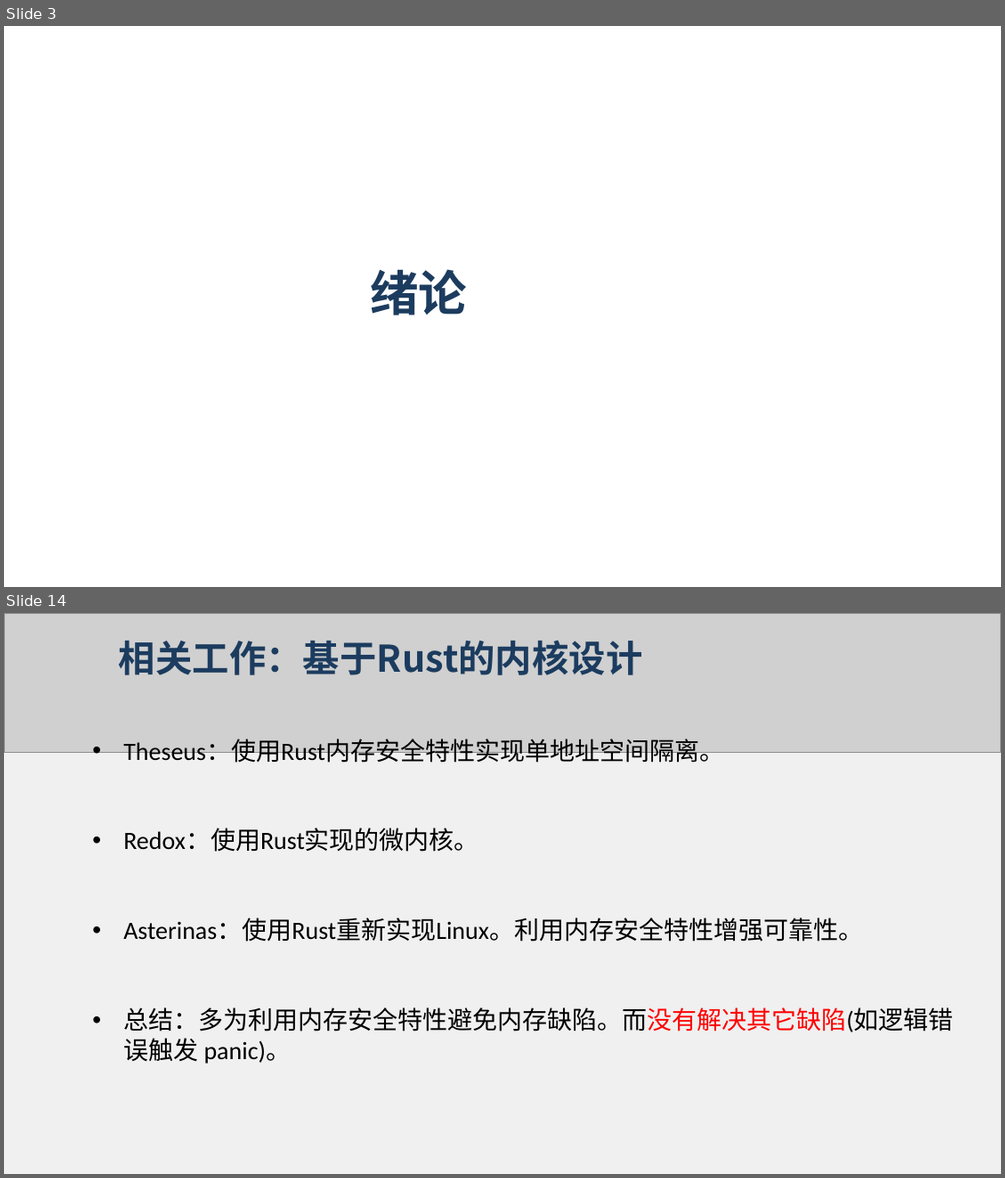
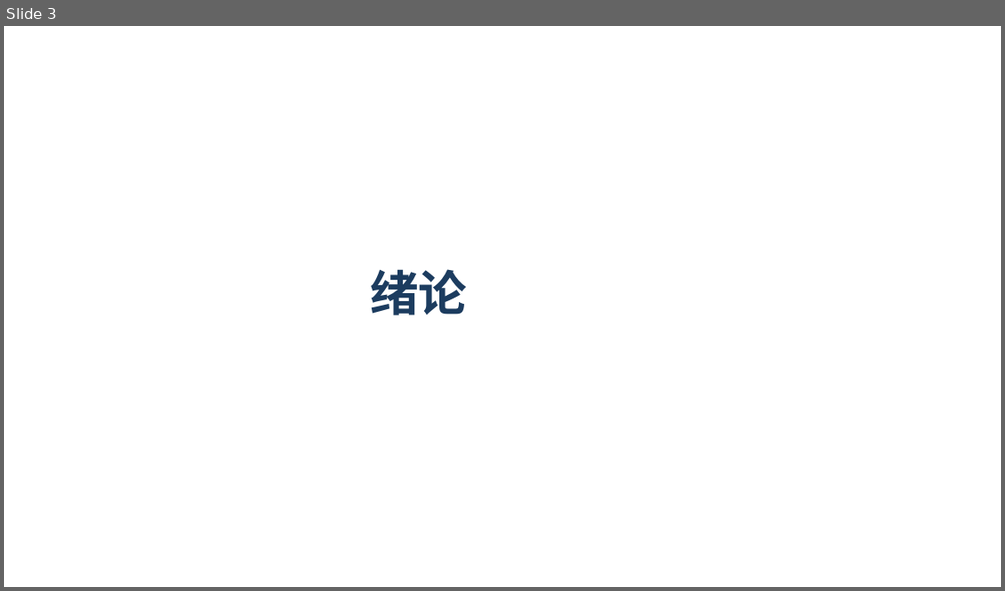
Before and after one commit to flying-rind/mini-Rust-os, a slide deck: tutorial/一种基于Rust语言的操作系统内核服务可靠性增强设计与实现.pptx. Shown one above the other, each under a label of ours: slides 3 and 14 before the commit, slide 3 after it; the slides between them are not shown. The pictures are 1005x1178 and 1005x591 pixels, drawn with LibreOffice and Linux fonts; fonts in the diff are those of the drawing; grey boxes stand for pictures; background and template pictures are left out. Boxes give left, top, right and bottom in pixels: in the first picture for what was removed or moved away, otherwise in the second. Text is boxed around its words. In the diff, an @@ line names an element or a change of style, - is before the commit and + after.

```diff
--- a/tutorial/一种基于Rust语言的操作系统内核服务可靠性增强设计与实现.pptx
+++ b/tutorial/一种基于Rust语言的操作系统内核服务可靠性增强设计与实现.pptx
@@ slide 14 removed at (4, 613, 1001, 1174), background #F0F0F0 @@
@@ picture removed at (4, 613, 1001, 753) @@
@@ text removed at (119, 640, 643, 675) @@
-相关工作：基于Rust的内核设计
@@ text removed at (123, 738, 954, 1063) @@
-• Theseus：使用Rust内存安全特性实现单地址空间隔离。
-• Redox：使用Rust实现的微内核。
-• Asterinas：使用Rust重新实现Linux。利用内存安全特性增强可靠性。
-• 总结：多为利用内存安全特性避免内存缺陷。而没有解决其它缺陷(如逻辑错误触发 panic)。
```
Also in this commit, not shown: 19 slides changed, 4 slides added, 10 other slides removed, 1 other file.
